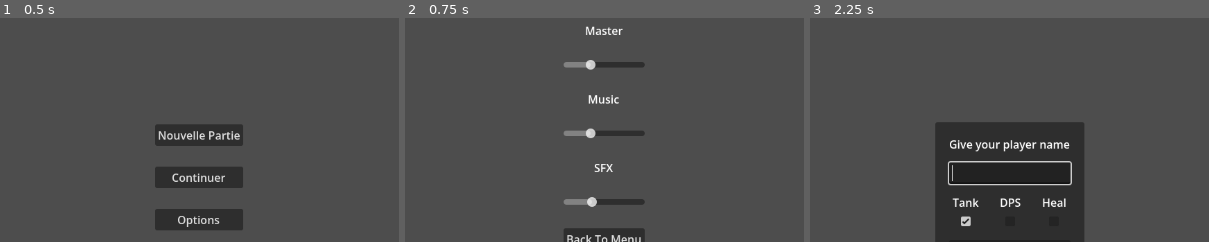
Above: before the commit, frames 1-3 (left to right).
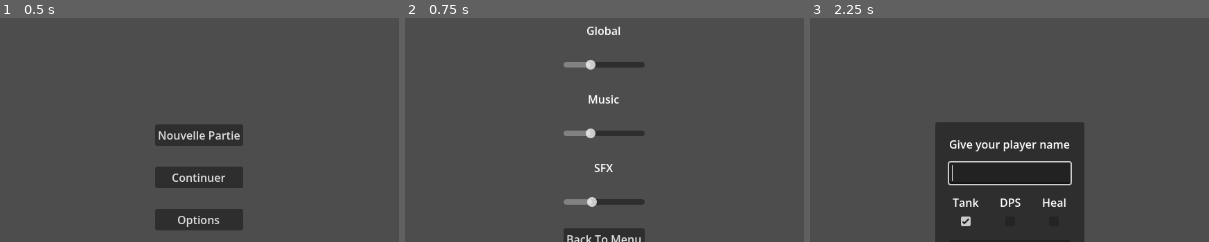
Above: after the commit, the same moments.

Repository: HarvFeyn/Demo-guild-master
Game: Godot game, scene res://main_menu.tscn
Two runs of this game, one before a commit and one after it. Both use one fixed random seed, a clock stepped at 60 frames per second and the inputs below.
Inputs:
- Up to frame 1 (0.5 s): no input
- Up to frame 2 (0.75 s): click "Options" at 0.5 s
- Up to frame 3 (2.25 s): click "Back To Menu" at 1.25 s; click "Nouvelle Partie" at 2 s
The pictures show only the part of the screen within x 25-75%, y 10-60%; the shares and areas given below are measured in that part.

Frame 1 is identical in both runs. In frame 2, 0.2% of the frame differs, in the area x 45-55%, y 3-8%; in frame 3, nothing differs.

Commit message:
test git

Diff:
--- a/scenes/options.tscn
+++ b/scenes/options.tscn
@@ -27,7 +27,7 @@
 [node name="MasterLabel" type="Label" parent="MarginContainer/VBoxContainer" unique_id=191074097]
 layout_mode = 2
 size_flags_horizontal = 4
-text = "Master"
+text = "Global"
 
 [node name="Master" parent="MarginContainer/VBoxContainer" unique_id=2030699691 instance=ExtResource("1_5v8ap")]
 layout_mode = 2
